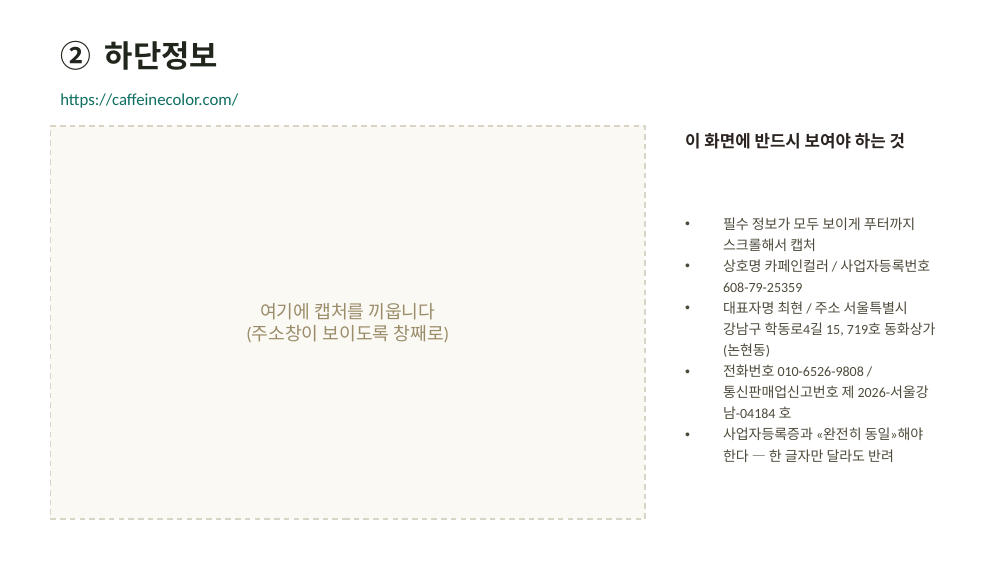
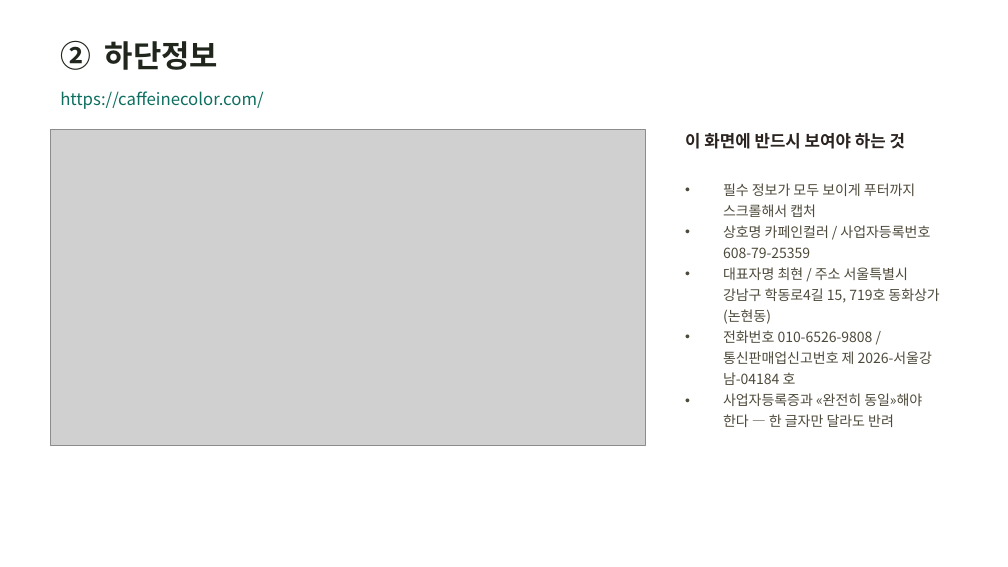
Before and after one commit to hyunplanb-cyber/ia-generation-platform, a slide deck: slide 2 of 가격정책/결제경로_카페인컬러.pptx. Drawn at 1008x567 pixels with LibreOffice and Linux fonts; fonts in the diff are those of the drawing; grey boxes stand for pictures. Boxes give left, top, right and bottom in pixels: in the first picture for what was removed or moved away, otherwise in the second. Text is boxed around its words. In the diff, an @@ line names an element or a change of style, - is before the commit and + after.

```diff
--- a/가격정책/결제경로_카페인컬러.pptx
+++ b/가격정책/결제경로_카페인컬러.pptx
@@ text "https://caffeinecolor.com/" at box(60, 91, 263, 109): font Calibri to Noto Sans CJK KR @@
@@ rectangle removed at box(50, 126, 645, 519) @@
@@ picture added at box(50, 129, 645, 446) @@
@@ text "필수 정보가 모두 보이게 푸터까지 ..." at box(723, 183, 939, 427): font Calibri to Noto Sans CJK KR @@
@@ text removed at box(246, 303, 450, 342) @@
-여기에 캡처를 끼웁니다
-(주소창이 보이도록 창째로)
```
Also in this commit, not shown: 11 other slides changed, 3 slides added, 55 other files.
